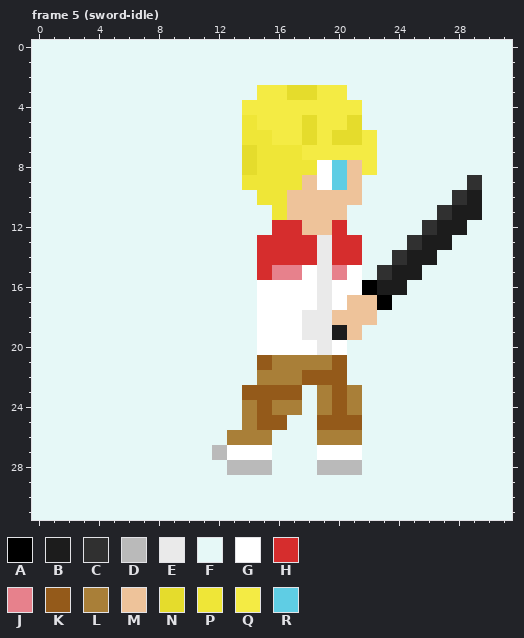
Pixel-art file, stored at Assets/Art/Aseprite/tommyinnit.aseprite. Above is the file before it was changed.
32x32 pixels, 41 frames. Colours within 5 levels of each other are drawn and written as one. Shown: frame 5 (sword-idle).
Visible layers, top first: "sword", "Layer 1", "Layer 2".
Palette (. is transparent): A #000000  B #1c1c1c  C #303030  D #bababa  E #eaeaea  F #e6f8f7  G #ffffff  H #d62d2d  J #e7818c  K #945a1a  L #a97f38  M #eec39a  N #e5dc2c  P #efe637  Q #f4eb44  R #5fcde4
Pixels before, frame 5 (sword-idle), first column x 0:
 0 FFFFFFFFFFFFFFFFFFFFFFFFFFFFFFFF
 1 FFFFFFFFFFFFFFFFFFFFFFFFFFFFFFFF
 2 FFFFFFFFFFFFFFFFFFFFFFFFFFFFFFFF
 3 FFFFFFFFFFFFFFFQQNNQQFFFFFFFFFFF
 4 FFFFFFFFFFFFFFQQQQQQQQFFFFFFFFFF
 5 FFFFFFFFFFFFFFPQQQNQQNFFFFFFFFFF
 6 FFFFFFFFFFFFFFPPQQNQNNQFFFFFFFFF
 7 FFFFFFFFFFFFFFNPPPQQQQQFFFFFFFFF
 8 FFFFFFFFFFFFFFNPPPPGRMQFFFFFFFFF
 9 FFFFFFFFFFFFFFPPPPMGRMFFFFFFFCFF
10 FFFFFFFFFFFFFFFPPMMMMMFFFFFFCBFF
11 FFFFFFFFFFFFFFFFPMMMMFFFFFFCBBFF
12 FFFFFFFFFFFFFFFFHHMMHFFFFFCBBFFF
13 FFFFFFFFFFFFFFFHHHHEHHFFFCBBFFFF
14 FFFFFFFFFFFFFFFHHHHEHHFFCBBFFFFF
15 FFFFFFFFFFFFFFFHJJGEJGFCBBFFFFFF
16 FFFFFFFFFFFFFFFGGGGEGGABBFFFFFFF
17 FFFFFFFFFFFFFFFGGGGEGMMAFFFFFFFF
18 FFFFFFFFFFFFFFFGGGEEMMMFFFFFFFFF
19 FFFFFFFFFFFFFFFGGGEEBMFFFFFFFFFF
20 FFFFFFFFFFFFFFFGGGGEGFFFFFFFFFFF
21 FFFFFFFFFFFFFFFKLLLLKFFFFFFFFFFF
22 FFFFFFFFFFFFFFFLLLKKKFFFFFFFFFFF
23 FFFFFFFFFFFFFFKKKKFLKLFFFFFFFFFF
24 FFFFFFFFFFFFFFLKLLFLKLFFFFFFFFFF
25 FFFFFFFFFFFFFFLKKFFKKKFFFFFFFFFF
26 FFFFFFFFFFFFFLLLFFFLLLFFFFFFFFFF
27 FFFFFFFFFFFFDGGGFFFGGGFFFFFFFFFF
28 FFFFFFFFFFFFFDDDFFFDDDFFFFFFFFFF
29 FFFFFFFFFFFFFFFFFFFFFFFFFFFFFFFF
30 FFFFFFFFFFFFFFFFFFFFFFFFFFFFFFFF
31 FFFFFFFFFFFFFFFFFFFFFFFFFFFFFFFF
Once edited:
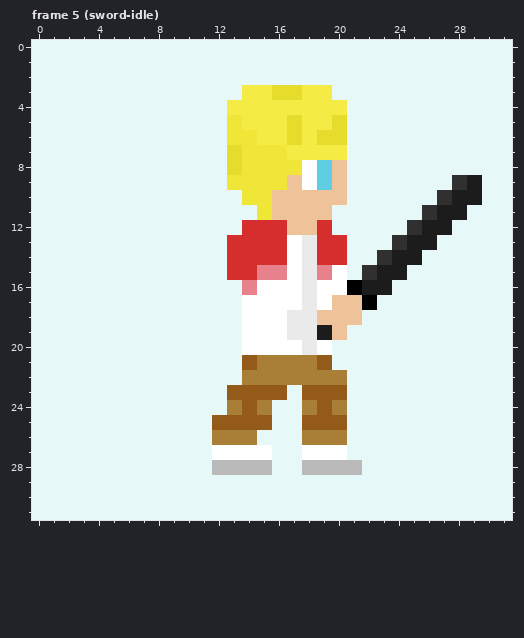
The edit:
Frame 5 (sword-idle), layers "sword", "Layer 1":
y 3: x 14 F -> Q; x 16 Q -> N; x 18 N -> Q; x 20 Q -> F
y 4: x 13 F -> Q; x 21 Q -> F
y 5: x 13..14 FP -> PQ; x 17..18 QN -> NQ; x 20..21 QN -> NF
y 6: x 13 F -> P; x 15 P -> Q; x 17..19 QNQ -> NQN; x 21..22 NQ -> FF
y 7: x 13..14 FN -> NP; x 17 P -> Q; x 21..22 QQ -> FF
y 8: x 13..14 FN -> NP; x 18..22 PGRMQ -> GRMFF
y 9: x 13 F -> P; x 17..21 PMGRM -> MGRMF; x 28..29 FC -> CB
y 10: x 14 F -> P; x 16 P -> M; x 21 M -> F; x 27..28 FC -> CB
y 11: x 15..16 FP -> PM; x 20 M -> F; x 26..27 FC -> CB; x 29 B -> F
y 12: x 14..15 FF -> HH; x 17 H -> M; x 19..20 MH -> HF; x 25..26 FC -> CB; x 28 B -> F
y 13: x 13..14 FF -> HH; x 17..19 HHE -> GEH; x 21 H -> F; x 24..25 FC -> CB; x 27 B -> F
y 14: x 13..14 FF -> HH; x 17..19 HHE -> GEH; x 21 H -> F; x 23..24 FC -> CB; x 26 B -> F
y 15: x 13..15 FFH -> HHJ; x 17..23 JGEJGFC -> GEJGFCB; x 25 B -> F
y 16: x 14 F -> J; x 18..19 GE -> EG; x 21..22 GA -> AB; x 24 B -> F
y 17: x 14 F -> G; x 18..20 GEG -> EGM; x 22..23 MA -> AF
y 18: x 14 F -> G; x 17 G -> E; x 19 E -> M; x 22 M -> F
y 19: x 14 F -> G; x 17 G -> E; x 19..21 EBM -> BMF
y 20: x 14 F -> G; x 18..20 GEG -> EGF
y 21: x 14..15 FK -> KL; x 19..20 LK -> KF
y 22: x 14 F -> L; x 18..20 KKK -> LLL
y 23: x 13 F -> K; x 17..19 KFL -> FKK; x 21 L -> F
y 24: x 13..21 FLKLLFLKL -> LKLFFLKLF
y 25: x 12..14 FFL -> KKK; x 16 K -> F; x 18 F -> K; x 21 K -> F
y 26: x 12 F -> L; x 15 L -> F; x 18 F -> L; x 21 L -> F
y 27: x 12 D -> G; x 18 F -> G; x 21 G -> F
y 28: x 12 F -> D; x 18 F -> D
Changed places in both pictures, as pixel boxes (x1, y1, x2, y2):
changed: (212, 85, 482, 475)
